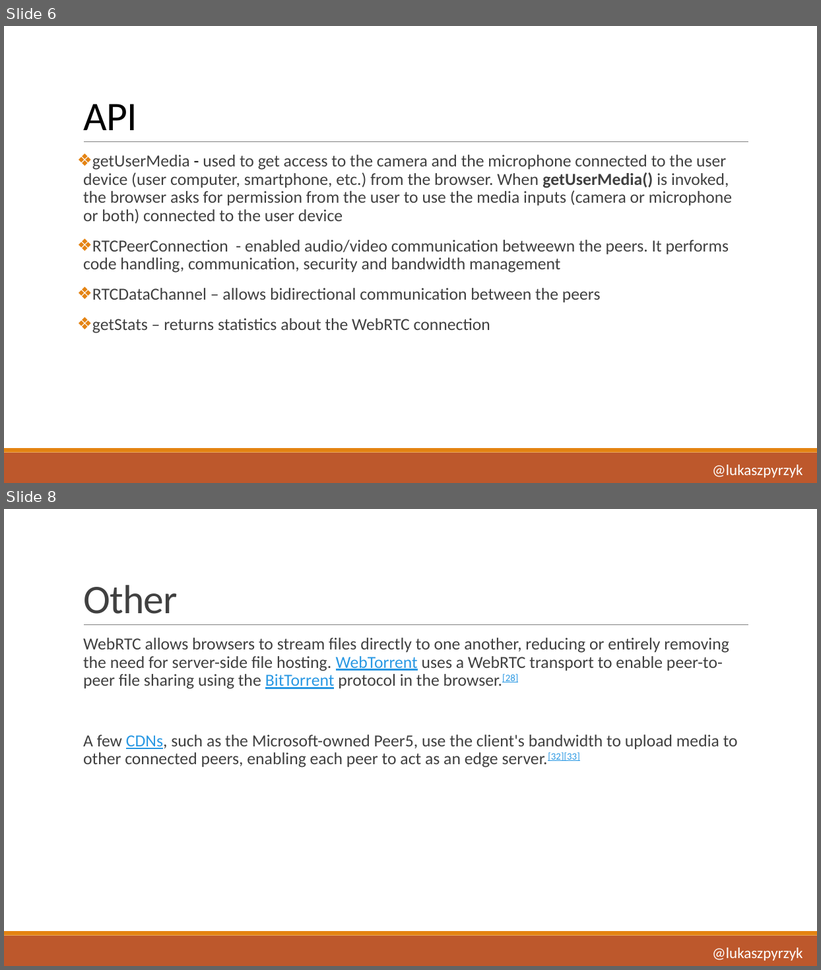
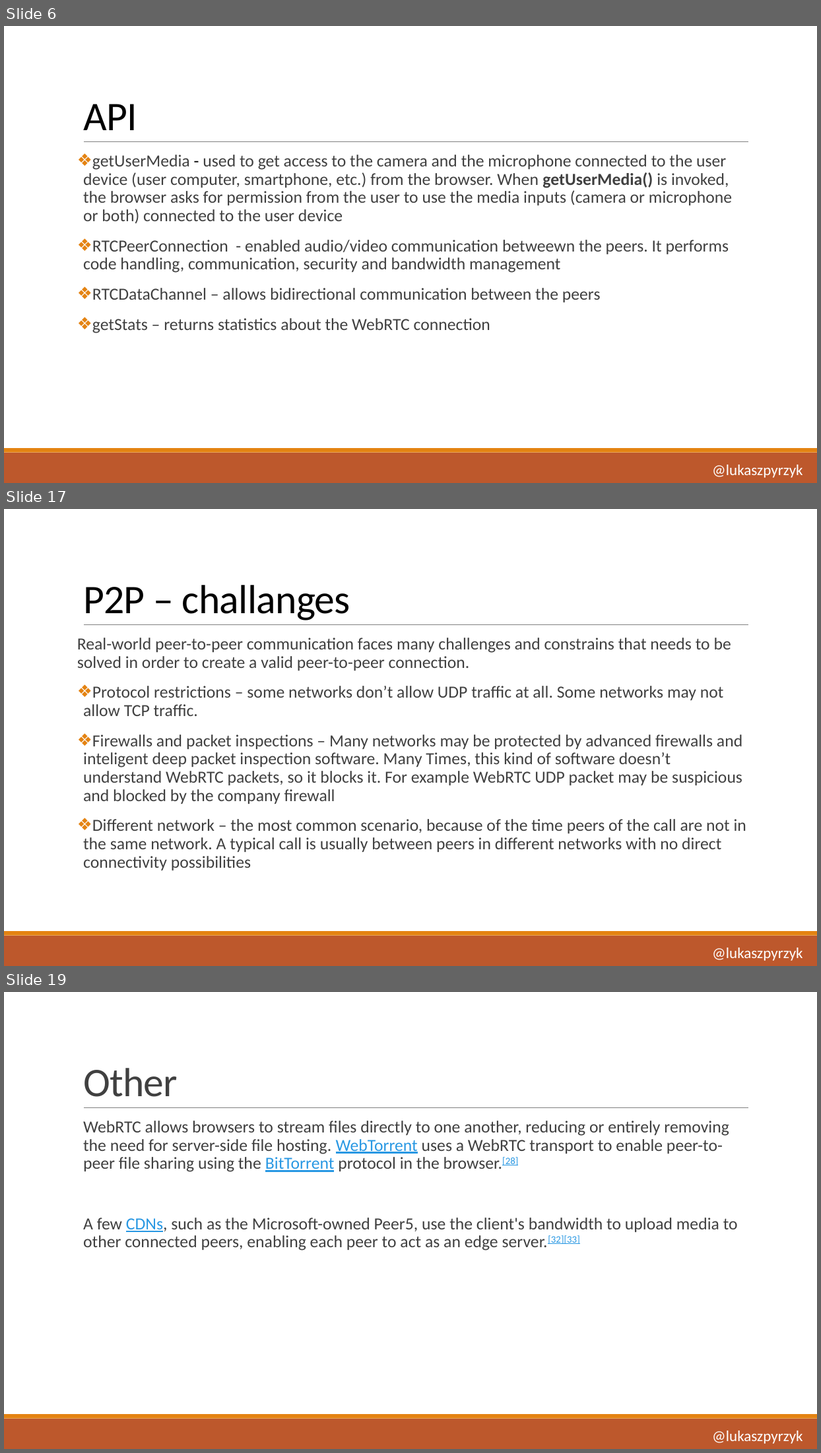
Before and after one commit to lukasz-pyrzyk/webrtc-dotnet, a slide deck: WebRTC with.pptx. Shown one above the other, each under a label of ours: slides 6 and 8 before the commit, slides 6, 17 and 19 after it; the slides between them are not shown. The pictures are 821x970 and 821x1453 pixels, drawn with LibreOffice and Linux fonts; fonts in the diff are those of the drawing. Boxes give left, top, right and bottom in pixels: in the first picture for what was removed or moved away, otherwise in the second. Text is boxed around its words. In the diff, an @@ line names an element or a change of style, - is before the commit and + after.

```diff
--- a/WebRTC with.pptx
+++ b/WebRTC with.pptx
@@ slide 17 added at [4,509,817,966], background #FFFFFF; not listed: 3 template elements that a slide beside it also shows @@
@@ title added at [83,585,350,621], 48 pt, text #000000 @@
+P2P – challanges
@@ text added at [77,638,746,871], 20 pt, text #404040 @@
+Real-world peer-to-peer communication faces many challenges and constrains that needs to be solved in order to create a valid peer-to-peer connection.
+❖ Protocol restrictions – some networks don’t allow UDP traffic at all. Some networks may not allow TCP traffic.
+❖ Firewalls and packet inspections – Many networks may be protected by advanced firewalls and inteligent deep packet inspection software. Many Times, this kind of software doesn’t understand WebRTC packets, so it blocks it. For example WebRTC UDP packet may be suspicious and blocked by the company firewall
+❖ Different network – the most common scenario, because of the time peers of the call are not in the same network. A typical call is usually between peers in different networks with no direct connectivity possibilities
@@ text added at [712,948,803,961], 18 pt, text #FFFFFF @@
+@lukaszpyrzyk
@@ what was slide 8 is now slide 19 @@
```
Also in this commit, not shown: 1 slide changed, 11 other slides added.
